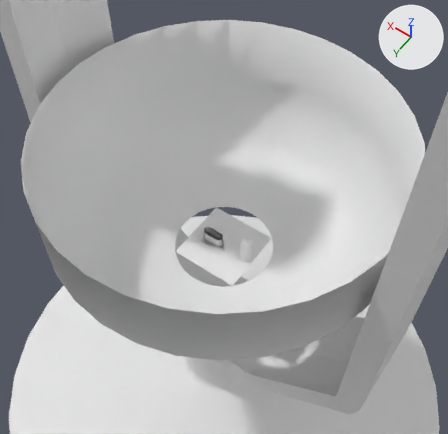
One commit to the Blender file XYZ micro/microphone.blend: the scene before it, then after it.
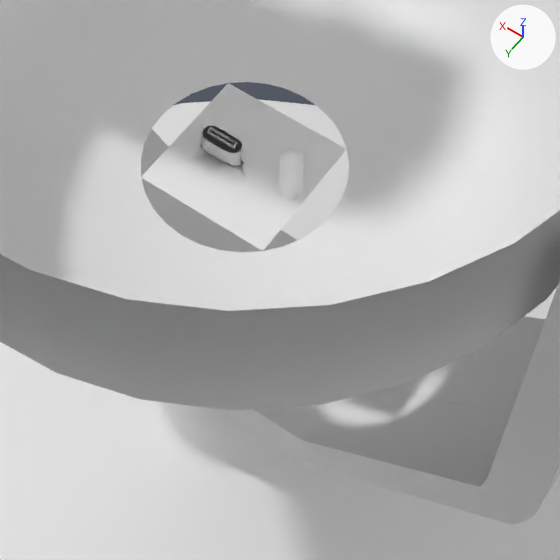
There are two pictures of each version: one from a 50 mm camera at (-4.26, 5.96, 21.92) aimed at (-0.17, 0.23, 12.93), one close up on the part from 24% to 83% of the width and 39% to 99% of the height. Lighting does not change. The marker at upper right points along +X, +Y and +Z.

Script lines for the objects in view, before the commit:
```python
me_circle_003 = bpy.data.meshes.new('Circle.003')
me_circle_003.from_pydata(...)  # 417 vertices, 416 faces; spans x -6.07..6.07, y -6.07..6.07, z 4.01..8.49
me_circle_003.polygons.foreach_set('use_smooth', [True] * 416)
me_circle_006 = bpy.data.meshes.new('Circle.006')
me_circle_006.from_pydata(...)  # 439 vertices, 388 faces; spans x -3.28..3.28, y -3.28..3.28, z 11.64..14.67
me_circle_006.polygons.foreach_set('use_smooth', [True] * 388)
me_cube_001 = bpy.data.meshes.new('Cube.001')
me_cube_001.from_pydata(...)  # 96 vertices, 78 faces; spans x -3.82..0.0, y -1.0..0.0, z -1.0..10.56
me_cube_001.polygons.foreach_set('use_smooth', [True] * 78)
ob_корпус = bpy.data.objects.new('корпус', me_circle_006)
ob_корпус.location = (0.0, 0.0, 0.0)
ob_лафет = bpy.data.objects.new('лафет', me_circle_003)
ob_лафет.location = (0.0, 0.0, 0.0)
ob_рога = bpy.data.objects.new('рога', me_cube_001)
ob_рога.location = (0.0, 0.0, 9.515)
_m = ob_рога.modifiers.new('Mirror', 'MIRROR')
_m.use_axis = (True, True, False)
```
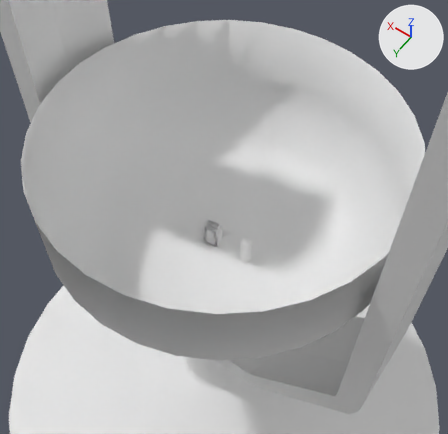
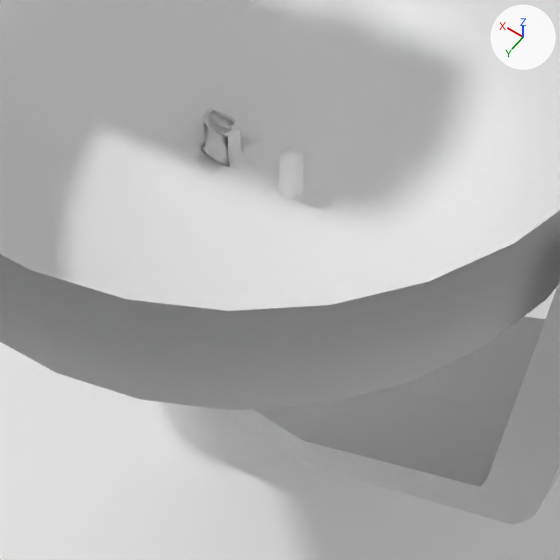
What changed in the scene script:
```text
Change me_circle_006:
    used by ob_корпус; location = (0.0, 0.0, 0.0)
    remove me_circle_006.from_pydata(...)  # 439 vertices, 388 faces; spans x -3.28..3.28, y -3.28..3.28, z 11.64..14.67
    add me_circle_006.from_pydata(...)  # 401 vertices, 390 faces; spans x -3.28..3.28, y -3.28..3.28, z 11.63..14.67
    me_circle_006 part 1: the loose piece of 8 vertices spanning x 0.11..0.42, y -0.03..0.03, z 11.77..11.87 is scaled about its middle by (0.808, 1.24, 2.5), then moved by (0.0, 0.0, 0.2)
    me_circle_006 part 2
    60 vertices are removed from x -0.7..0.7, y -0.7..0.7, z 11.64..11.82
    100 faces are deleted
    3 vertices in x 0.43..0.49, y -0.09..0.09, z 11.81 move by (-0.03, 0.0, -0.12)
    3 vertices in x 0.04..0.1, y -0.09..0.09, z 11.81 move by (0.02, 0.0, -0.12)
    26 vertices move from x 0.04..0.49, y -0.11..0.11, z 11.64..11.81 to x 0.02..0.5, y -0.14..0.14, z 11.64..11.69
    12 vertices are added at x 0.02..0.51, y -0.07..0.07, z 11.63..12.1
    10 new vertices lie (0.0, 0.0, 0.38) away from vertices in x 0.04..0.49, y -0.09..0.09, z 11.81
    102 new faces join them
```

Boxes (x1, y1, x2, y2) around the edits, measured in the close-ups (560 x 560 px; the box of a moved part takes in the faces that stretch with it):
part 1 of me_circle_006, moved or reshaped
    before: (207, 127, 237, 149)
    after: (209, 110, 235, 131)
part 2 of me_circle_006, moved or reshaped
    before: (141, 83, 347, 251)
    after: (141, 82, 349, 252)
